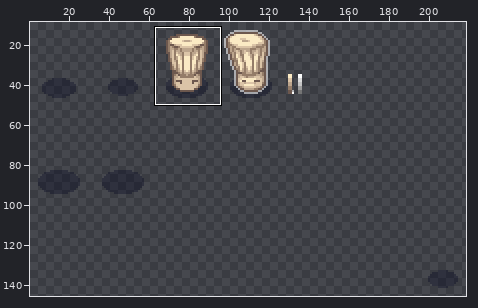
Edited in one commit: pixel-art file (src/- Resource Dump/Aseprite/chef_hat.ase). Above: a wide view before the commit, with the close-up outlined.
Close-up. Earlier state:
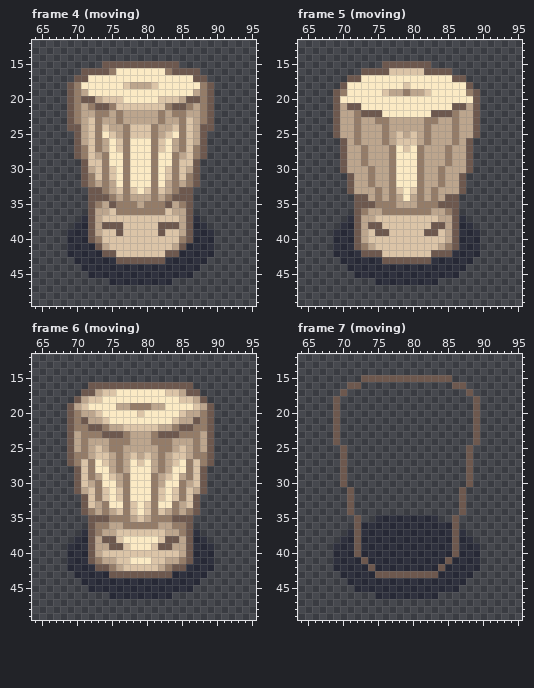
256x256 pixels, 12 frames. Colours within 5 levels of each other are drawn and written as one. Shown: frame 4 (moving): x 64..95, y 12..49; frame 5 (moving): x 64..95, y 12..49; frame 6 (moving): x 64..95, y 12..49; frame 7 (moving): x 64..95, y 12..49. The wide view leaves out empty margins. The commit also changed other frames or places, which this record leaves out.
Once edited:
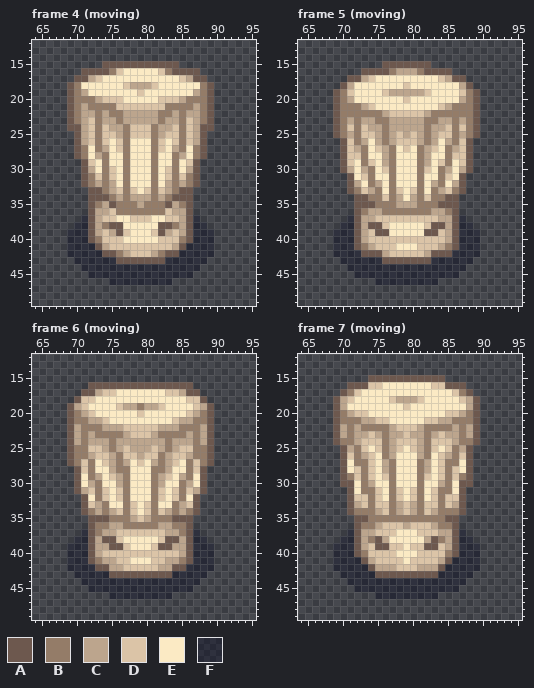
Palette (. is transparent): A #6d584e  B #947c68  C #bca58d  D #dbc4a7  E #fbeac4  F #01041e55
What changed:
--- frame 4 (moving), layer "Layer 1"
@@ x 69..89 @@
 15 .....AAAAAAAAAAA.....
-16 ..AAAABEEEEEEEBAAAA..
-17 .AAEEEEEEEEEEEEEEEAA.
+16 ..AAAABDEEEEEDBAAAA..
+17 .AACDEEEEEEEEEEEDCAA.
 18 ABEEEEEEDCCCDEEEEEEBA
-19 ABCEEEEEEEEEEEEEEECBA
-20 ABAACDDDEEEEEDDDCAABA
-21 ABCBAABDDDDDDDBAABCBA
-22 ABCCBBCBCCCCCBCBBCCBA
+19 ABCEEEEEEEDEEEEEEECBA
+20 ABBBCDDDEEEEEDDDCBBBA
+21 ABCBBBBDDDDDDDBBBBCBA
+22 ABCCBCBBCCCCCBBCBCCBA
 23 ABCDBCCBCCCCCBCCBDCBA
 24 AACDBDCCBDDDBCCDBDCAA
-25 .ACDBEDCBDDDBCDEBDCA.
-26 .ACDBCEDBEEEBDECBDCA.
-27 .ABDBCEDBEEEBDECBDBA.
-28 .ABDCBEEBEEEBEEBCDBA.
-29 ..ADDBEEBEEEBEEBDDA..
-30 ..ACDBDEBEEEBEDBDCA..
+25 .ACDBDDCBDDDBCDDBDCA.
+26 .ACDBDEDBEEEBDEDBDCA.
+27 .ABEBCEDBEEEBDECBEBA.
+28 .ABECBEEBEEEBEEBCEBA.
+29 ..ADEBEEBEEEBEEBEDA..
+30 ..ACEBDEBEEEBEDBECA..
 31 ..ABDBDEBEEEBEDBDBA..
@@ x 72..86 @@
 36 ACCDBBBBBBBDCCA
-37 ACDDDDDDDDDDDCA
-38 ACAAADDDDDAAACA
-39 ACDDADDDDDADDCA
-40 ABDDDDDDDDDDDBA
+37 ACDDEEDDDEEDDCA
+38 ACBAAEEEEEAABCA
+39 ACDCADEEEDACDCA
+40 ABDDDEEEEEDDDBA
 41 FACDDDDDDDDDCAF
-42 FFAADDDDDDDAAFF
+42 FFAABCDDDCBAAFF
 43 FFFFAAAAAAAFFFF
--- frame 5 (moving), layer "Layer 1"
@@ x 64..95 @@
 15 ............AAAAAAA.............
-16 .........AAAADDDDDAAAA..........
-17 .......AAEEEEEEEEEEEEEAA........
-18 ......AEEEEEEEEDEEEEEEEEA.......
-19 .....ABEEEEEDCCBCCDEEEEEBA......
-20 .....AEEEEEEEEEEEEEEEEEEEA......
-21 .....ACAAEEEEEEEEEEEEEAACA......
-22 .....ACCBAAAEEEEEEEAAABCCA......
-23 .....ACCBCCBBCCCCCBBCCBCCA......
-24 .....ACCBCCCBCCCCCBCCCBCCA......
-25 .....ACCBCCCBCDCDCBCCCBCCA......
-26 ......ACBCCCBCDDDCBCCCBCA.......
-27 ......ACCBCCCBEDEBCCCBCCA.......
-28 ......ACCBCCCBEEEBCCCBCCA.......
-29 ......ACCBCCCBEEEBCCCBCCA.......
-30 ......ACCCBCCBEEEBCCBCCCA.......
-31 .......ACCBCCBEEEBCCBCCA........
-32 .......ACCBCCBEEEBCCBCCA........
-33 .......ACCCBCBDEDBCBCCCA........
-34 ........AACBCBCECBCBCAA.........
+16 .........AAAABCCCBAAAA..........
+17 .......AACDEEEEEEEEEDCAA........
+18 ......ACEEEEEEEDEEEEEEECA.......
+19 .....ABDEEEEDCCCCCDEEEEDBA......
+20 .....ABCEEEEEEEDEEEEEEECBA......
+21 .....ABBBCDEEEEEEEEEDCBBBA......
+22 .....ABBBBBBCDDDDDCBBBBBBA......
+23 .....ABCBCCBBCCCCCBBCCBCBA......
+24 .....ABDBDCCBCCCCCBCCDBDBA......
+25 .....ABCBDDCBCDCDCBCDDBCBA......
+26 ......ADBCECBCDDDCBCECBDA.......
+27 ......ADCBEDCBEDEBCDEBCDA.......
+28 ......ADDBEECBEEEBCEEBDDA.......
+29 ......ADEBDECBEEEBCEDBEDA.......
+30 ......ACECBEDBEEEBDEBCECA.......
+31 .......AEDBEEBEEEBEEBDEA........
+32 .......ACEBCEBEEEBECBECA........
+33 .......ABDCBEBDEDBEBCDBA........
+34 ........AABBDBCECBDBBAA.........
 35 ........AAABBBCCCBBBAAA.........
@@ x 74..84 @@
 37 CDDDDDDDDDC
-38 AADDDDDDDAA
-39 DAADDDDDAAD
+38 AADEEEEEDAA
+39 DAAEEEEEAAD
 40 DDDDDDDDDDD
-41 CDDDDDDDDDC
-42 AADDDDDDDAA
+41 CDDDEEEDDDC
+42 AACDDDDDCAA
 43 FFAAAAAAAFF
--- frame 6 (moving), layer "Layer 1"
@@ x 64..95 @@
 17 .......AACDDEEEEEEEDDCAA........
-18 ......ACDDEEEEEEEEEEEDDCA.......
-19 .....ACDEEEECCBBBCCEEEEDCA......
-20 .....ABCCDEEEEEDEEEEEDCCBA......
-21 .....ABACCDEEEEEEEEEDCCABA......
-22 .....ABBAABCCDDDDDCCBAABBA......
-23 .....ACBBBAAABCCCBAAABBBCA......
-24 .....ACBCCCBBBCCCBBBCCCBCA......
-25 .....ACBCDCBBCCCCCBBCDCBCA......
-26 .....ABBCDDCBCDCDCBCDDCBBA......
+18 ......ADDEEEEEEEEEEEEEDDA.......
+19 .....ACDEEEEDCCBCCDEEEEDCA......
+20 .....ABCDEEEEEEDEEEEEEDCBA......
+21 .....ABBCCDEEEEEEEEEDCCBBA......
+22 .....ACBBBCCCDDDDDCCCBBBCA......
+23 .....ACBCBBBBCDDDCBBBBCBCA......
+24 .....ACBCCCBCCCCCCCBCCCBCA......
+25 .....ABBDDCBCDCCCDCBCDDBBA......
+26 .....ABBCDDCBDDCDDBCDDCBBA......
 27 .....ABDBEDCBCEDECBCDEBDBA......
-28 ......ADBEECBCEEECBCEEBDA.......
-29 ......ADBCEDCBEEEBCDECBDA.......
-30 ......ADCBEECBEEEBCEEBCDA.......
+28 ......ADBEECBBEEEBBCEEBDA.......
+29 ......AEBCEDCBEEEBCDECBEA.......
+30 ......AECBEECBEEEBCEEBCEA.......
 31 ......ACDBDEDBEEEBDEDBDCA.......
-32 .......ADBDEDBEEEBDEDBDA........
+32 .......AEBDEDBEEEBDEDBEA........
 33 .......ADCBEEBDEDBEEBCDA........
@@ x 73..85 @@
 41 BCCDDEEEDDCCB
-42 AABCDDDDDCBAA
+42 AACCDDDDDCCAA
 43 FFAAAAAAAAAFF
--- frame 7 (moving), layer "Layer 1"
@@ x 64..95 @@
 14 ................................
-15 .........AAAAAAAAAAAAA..........
-16 .......AA.............AA........
-17 ......A.................A.......
-18 .....A...................A......
-19 .....A...................A......
-20 .....A...................A......
-21 .....A...................A......
-22 .....A...................A......
-23 .....A...................A......
-24 .....A...................A......
-25 ......A.................A.......
-26 ......A.................A.......
-27 ......A.................A.......
-28 ......A.................A.......
-29 ......A.................A.......
-30 ......A.................A.......
-31 .......A...............A........
-32 .......A...............A........
-33 .......A...............A........
-34 .......A...............A........
-35 ........A..FFFFFFFFF..A.........
-36 ........AFFFFFFFFFFFFFA.........
-37 .......FAFFFFFFFFFFFFFAF........
-38 ......FFAFFFFFFFFFFFFFAFF.......
-39 .....FFFAFFFFFFFFFFFFFAFFF......
-40 .....FFFAFFFFFFFFFFFFFAFFF......
-41 .....FFFFAFFFFFFFFFFFAFFFF......
-42 .....FFFFFAFFFFFFFFFAFFFFF......
+15 ..........AAAAAAAAAAA...........
+16 .......AAADDEEEEEEEDDAAA........
+17 ......ABDEEEEEEEEEEEEEDBA.......
+18 .....ACDEEEEEDCCCDEEEEEDCA......
+19 .....ACEEEEEEEEDEEEEEEEECA......
+20 .....ABCDDEEEEEEEEEEEDDCBA......
+21 .....ABBBCCDDEEEEEDDCCBBBA......
+22 .....ACBCBBBBCDDDCBBBBCBCA......
+23 .....ACBCCDCBCCDCCBCDCCBCA......
+24 .....ABBCDDDBCDDDCBDDDCBBA......
+25 ......ACBDEDBCDEDCBDEDBCA.......
+26 ......ADBCDEBCEEECBEDCBDA.......
+27 ......AEBBDECBEEEBCEDBBEA.......
+28 ......AEDBDECBEEEBCEDBDEA.......
+29 ......ABDBDEDBEEEBDEDBDBA.......
+30 ......AAEBCEEBEEEBEECBEAA.......
+31 .......AEBBDEBDEDBEDBBEA........
+32 .......ADDBDEBDEDBEDBDDA........
+33 .......ACDBDDBCDCBDDBDCA........
+34 .......ABBBCDBCDCBDCBBBA........
+35 ........AABBBBBBBBBBBAA.........
+36 ........ABBCDDDCDDDCBBA.........
+37 .......FACCDDDEEEDDDCCAF........
+38 ......FFACBACEEEEECABCAFF.......
+39 .....FFFACDAADDEDDAADCAFFF......
+40 .....FFFABDDDDEEEDDDDBAFFF......
+41 .....FFFFACDDDDEDDDDCAFFFF......
+42 .....FFFFFACCCDDDCCCAFFFFF......
 43 ......FFFFFAAAAAAAAAFFFFF.......
Changed places in both close-ups, as pixel boxes (x1, y1, x2, y2):
changed: (81, 68, 200, 173)
changed: (102, 215, 179, 257)
changed: (340, 68, 473, 257)
changed: (74, 396, 207, 501)
changed: (109, 564, 116, 571)
changed: (165, 564, 172, 571)
changed: (340, 375, 473, 571)
